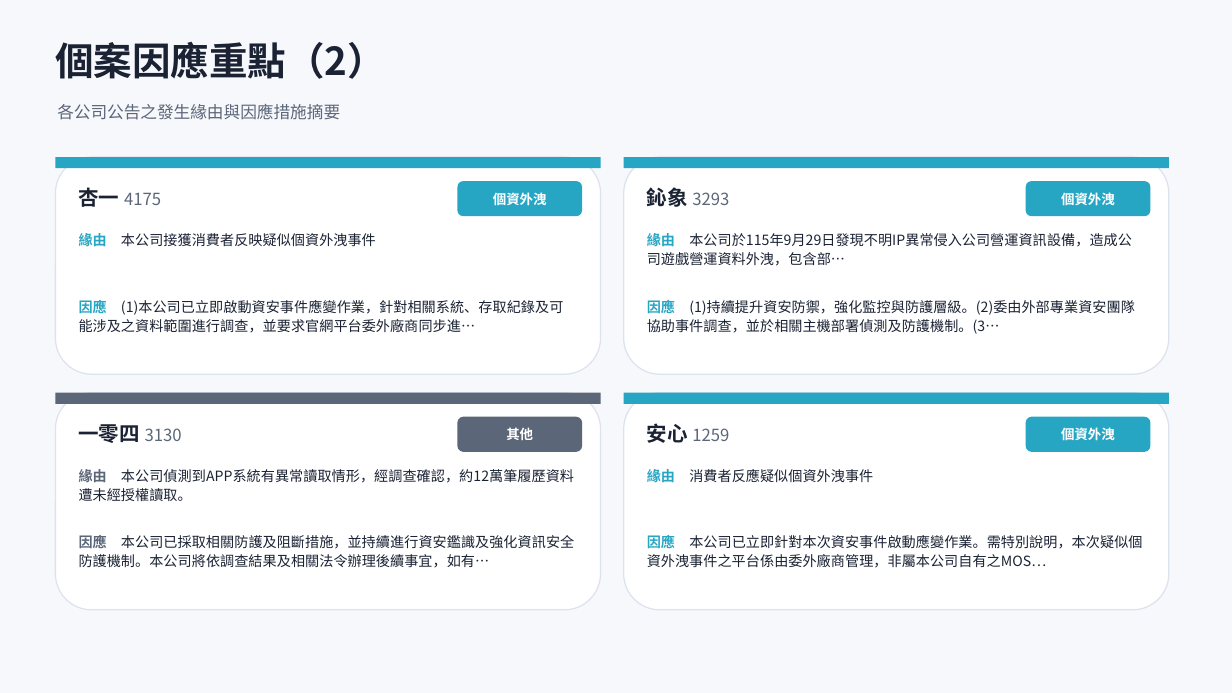
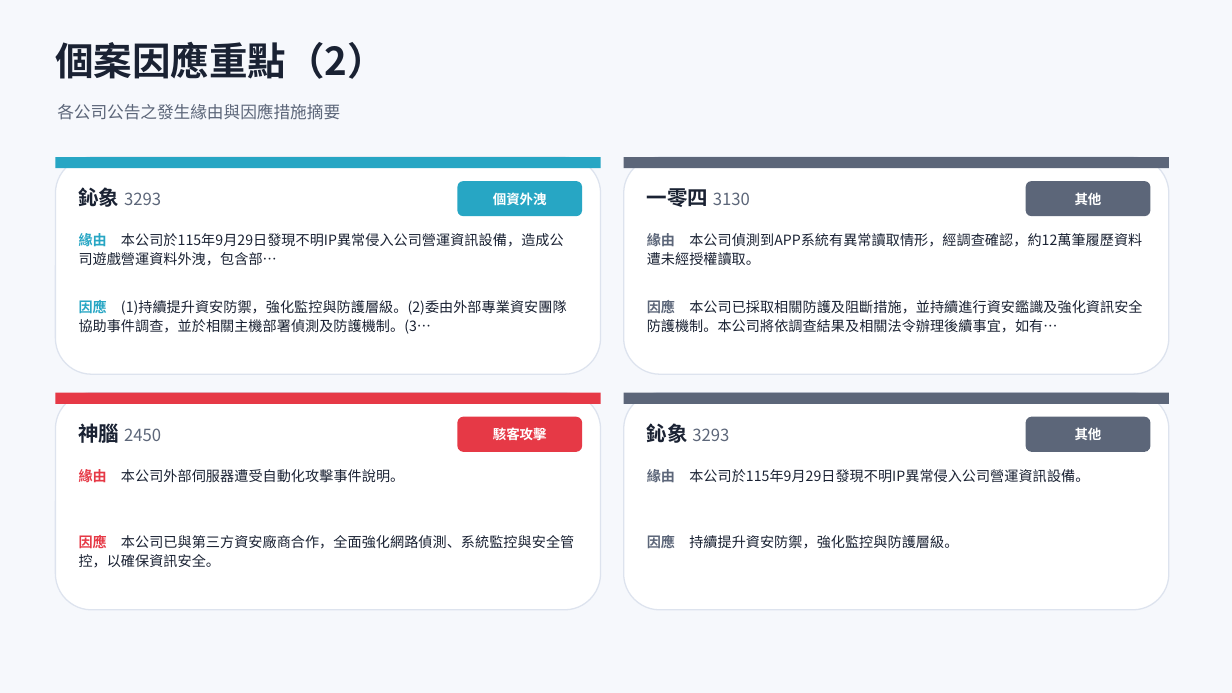
Before and after one commit to Johnnylin77/mops-isec-monitor, a slide deck: slide 7 of 資安事件因應分析.pptx. Drawn at 1232x693 pixels with LibreOffice and Linux fonts; fonts in the diff are those of the drawing. Boxes give left, top, right and bottom in pixels: in the first picture for what was removed or moved away, otherwise in the second. Text is boxed around its words. In the diff, an @@ line names an element or a change of style, - is before the commit and + after.

```diff
--- a/資安事件因應分析.pptx
+++ b/資安事件因應分析.pptx
@@ text at <box>79,187,161,207</box>: text changed @@
-杏一 4175
+鈊象 3293
@@ text at <box>647,188,750,207</box>: text changed @@
-鈊象 3293
+一零四 3130
@@ text at <box>1075,192,1102,205</box>: text changed @@
-個資外洩
+其他
@@ text at <box>79,231,564,266</box>: text changed @@
-緣由 本公司接獲消費者反映疑似個資外洩事件
+緣由 本公司於115年9月29日發現不明IP異常侵入公司營運資訊設備，造成公司遊戲營運資料外洩，包含部…
@@ text at <box>647,231,1142,265</box>: text changed @@
-緣由 本公司於115年9月29日發現不明IP異常侵入公司營運資訊設備，造成公司遊戲營運資料外洩，包含部…
+緣由 本公司偵測到APP系統有異常讀取情形，經調查確認，約12萬筆履歷資料遭未經授權讀取。
@@ text at <box>79,298,567,334</box>: text changed @@
-因應 (1)本公司已立即啟動資安事件應變作業，針對相關系統、存取紀錄及可能涉及之資料範圍進行調查，並要求官網平台委外廠商同步進…
+因應 (1)持續提升資安防禦，強化監控與防護層級。(2)委由外部專業資安團隊協助事件調查，並於相關主機部署偵測及防護機制。(3…
@@ text at <box>647,298,1142,333</box>: text changed @@
-因應 (1)持續提升資安防禦，強化監控與防護層級。(2)委由外部專業資安團隊協助事件調查，並於相關主機部署偵測及防護機制。(3…
+因應 本公司已採取相關防護及阻斷措施，並持續進行資安鑑識及強化資訊安全防護機制。本公司將依調查結果及相關法令辦理後續事宜，如有…
@@ rectangle at <box>55,393,601,404</box>: fill #5C6679 to #E63946 @@
@@ rounded rectangle at <box>457,417,582,452</box>: fill #5C6679 to #E63946 @@
@@ fill #27A6C4 to #5C6679 in 4 elements at <box>624,157,1169,168</box>, <box>1026,181,1151,216</box>, <box>624,393,1169,404</box>, <box>1026,417,1151,452</box> @@
@@ text at <box>79,421,161,447</box>: text changed @@
-一零四 3130
+神腦 2450
@@ text at <box>493,427,547,440</box>: text changed @@
-其他
+駭客攻擊
@@ text at <box>647,423,729,443</box>: text changed @@
-安心 1259
+鈊象 3293
@@ text at <box>1075,427,1102,440</box>: text changed @@
-個資外洩
+其他
@@ text at <box>79,467,404,485</box>: text changed @@
-緣由 本公司偵測到APP系統有異常讀取情形，經調查確認，約12萬筆履歷資料遭未經授權讀取。
+緣由 本公司外部伺服器遭受自動化攻擊事件說明。
@@ text at <box>647,467,1089,485</box>: text changed @@
-緣由 消費者反應疑似個資外洩事件
+緣由 本公司於115年9月29日發現不明IP異常侵入公司營運資訊設備。
@@ text at <box>79,533,574,568</box>: text changed @@
-因應 本公司已採取相關防護及阻斷措施，並持續進行資安鑑識及強化資訊安全防護機制。本公司將依調查結果及相關法令辦理後續事宜，如有…
+因應 本公司已與第三方資安廠商合作，全面強化網路偵測、系統監控與安全管控，以確保資訊安全。
@@ text at <box>647,533,958,551</box>: text changed @@
-因應 本公司已立即針對本次資安事件啟動應變作業。需特別說明，本次疑似個資外洩事件之平台係由委外廠商管理，非屬本公司自有之MOS…
+因應 持續提升資安防禦，強化監控與防護層級。
```
Also in this commit, not shown: 6 other slides changed, 2 other files.
